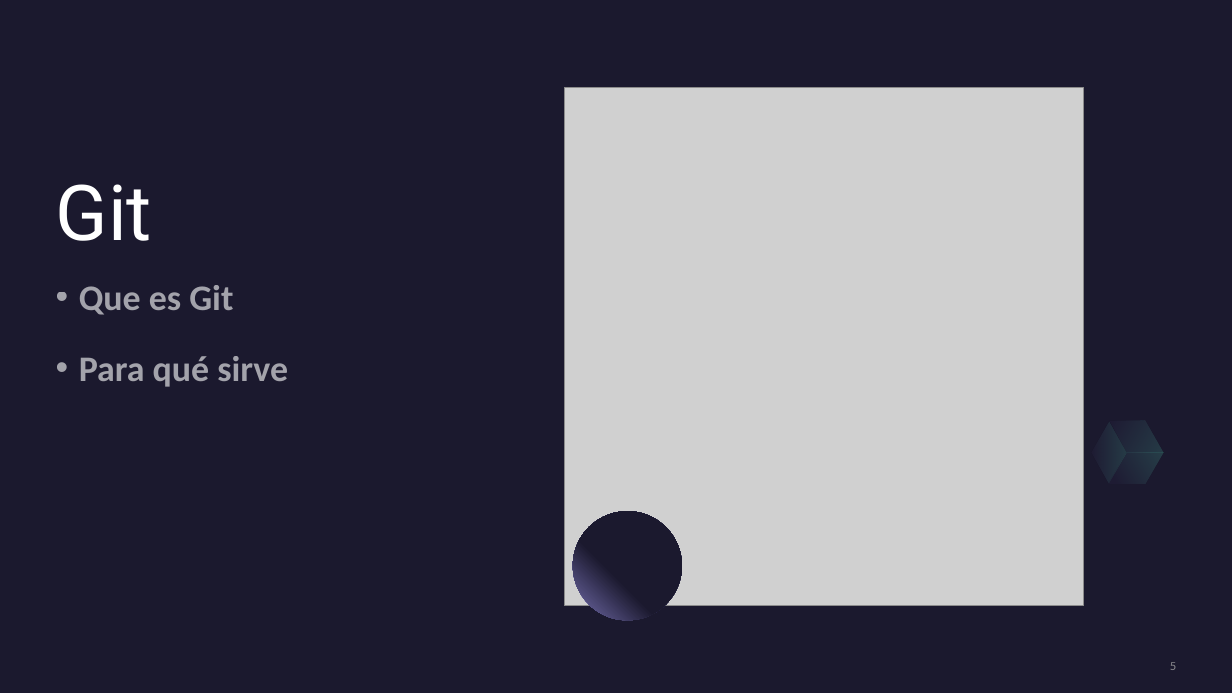
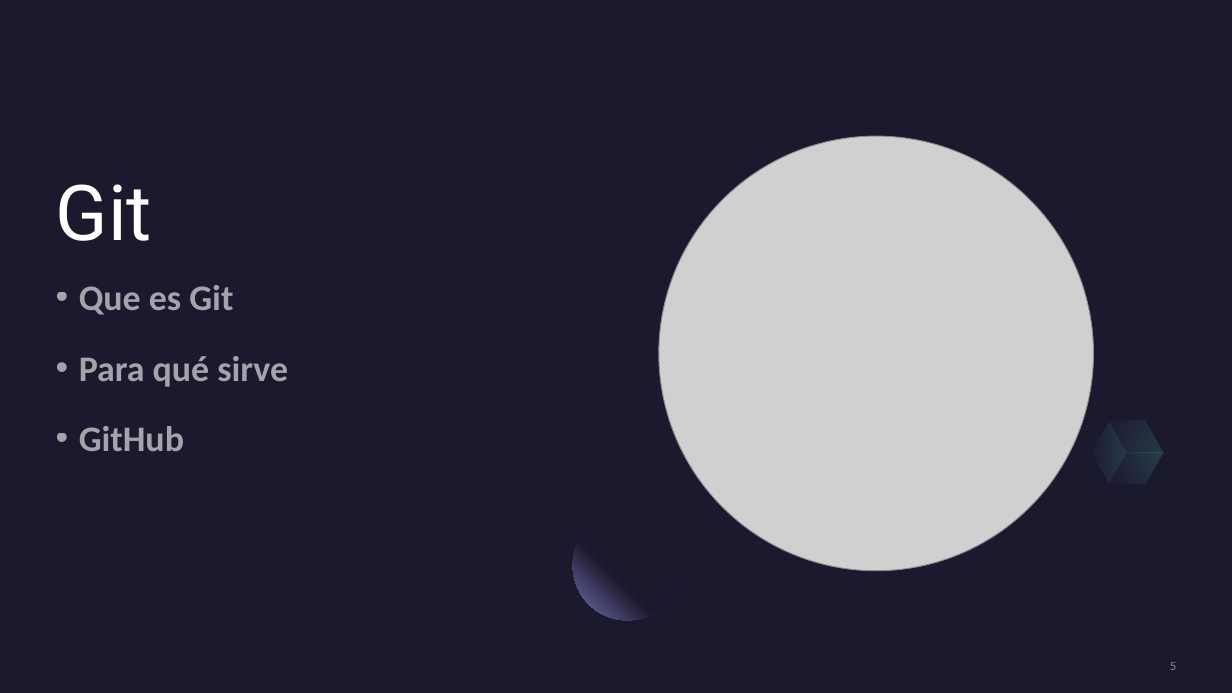
Before and after one commit to dani0105/Curso-web-CS, a slide deck: slide 5 of Clase 1/presentacionClase1.pptx. Drawn at 1232x693 pixels with LibreOffice and Linux fonts; fonts in the diff are those of the drawing; grey boxes stand for pictures. Boxes give left, top, right and bottom in pixels: in the first picture for what was removed or moved away, otherwise in the second. Text is boxed around its words. In the diff, an @@ line names an element or a change of style, - is before the commit and + after.

Commit message:
pptx modified

```diff
--- a/Clase 1/presentacionClase1.pptx
+++ b/Clase 1/presentacionClase1.pptx
@@ picture resized from (x1=565, y1=87, x2=1083, y2=605) to (x1=659, y1=136, x2=1093, y2=570) @@
@@ text at (x1=79, y1=426, x2=184, y2=451): paragraph added @@
+• GitHub
```
Also in this commit, not shown: 1 slide added.
